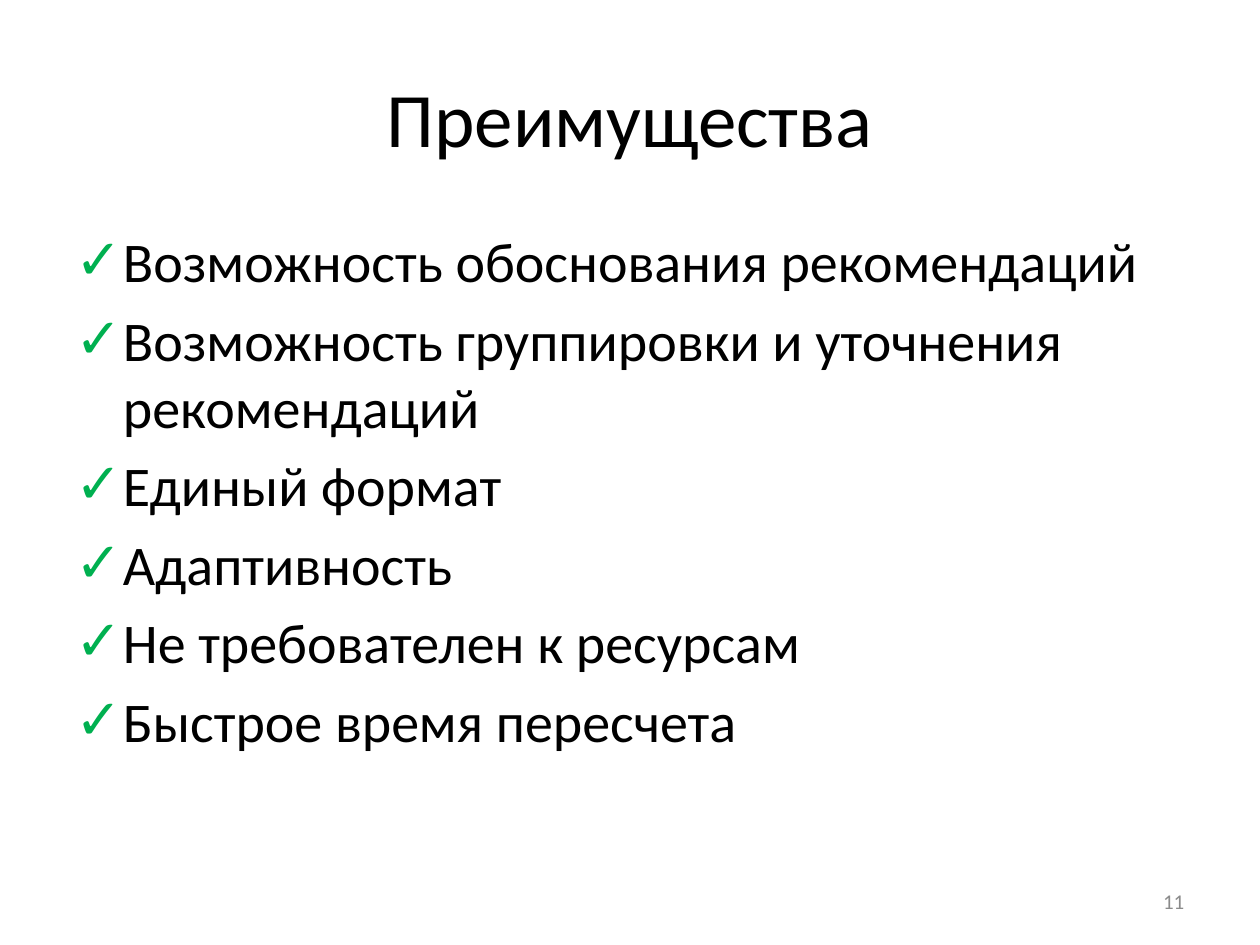
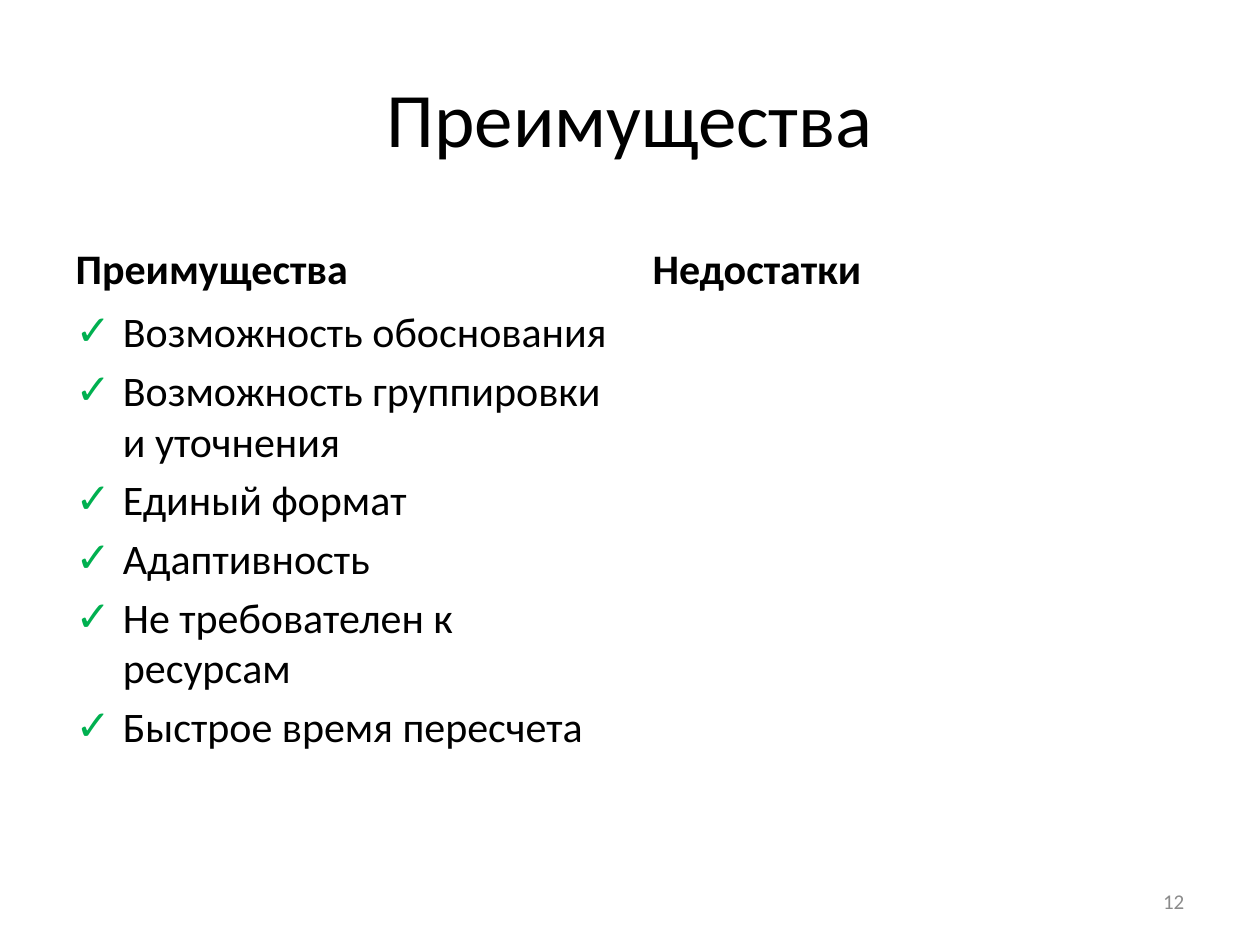
Before and after one commit to Otann/diploma, a slide deck: slide 12 of slides.pptx (slide 11 before the commit). Drawn at 1260x945 pixels with LibreOffice and Linux fonts; fonts in the diff are those of the drawing; grey boxes stand for pictures. Boxes give left, top, right and bottom in pixels: in the first picture for what was removed or moved away, otherwise in the second. Text is boxed around its words. In the diff, an @@ line names an element or a change of style, - is before the commit and + after.

```diff
--- a/slides.pptx
+++ b/slides.pptx
@@ text added at (76,256,348,291), 24 pt, text #000000, bold @@
+Преимущества
@@ text added at (653,256,862,291), 24 pt, text #000000, bold @@
+Недостатки
@@ text "Возможность обоснования": place and size @@
-text "Возможность обоснования" at (123,244,1138,751)
+text "Возможность обоснования" at (123,318,606,749)
@@ text at (123,318,606,464): text changed; size 32 to 24 pt @@
-✓ Возможность обоснования рекомендаций
-✓ Возможность группировки и уточнения рекомендаций
+✓ Возможность обоснования
+✓ Возможность группировки и уточнения
@@ text at (123,486,583,749): size 32 to 24 pt in "Единый формат", "Адаптивность", "Не требователен к ресурсам", "Быстрое время пересчета"; less space between paragraphs @@
@@ page number at (1163,895,1184,909): text changed @@
-11
+12
```
Also in this commit, not shown: 1 other slide changed, 9 slides added, 8 slides removed, 12 other files.
